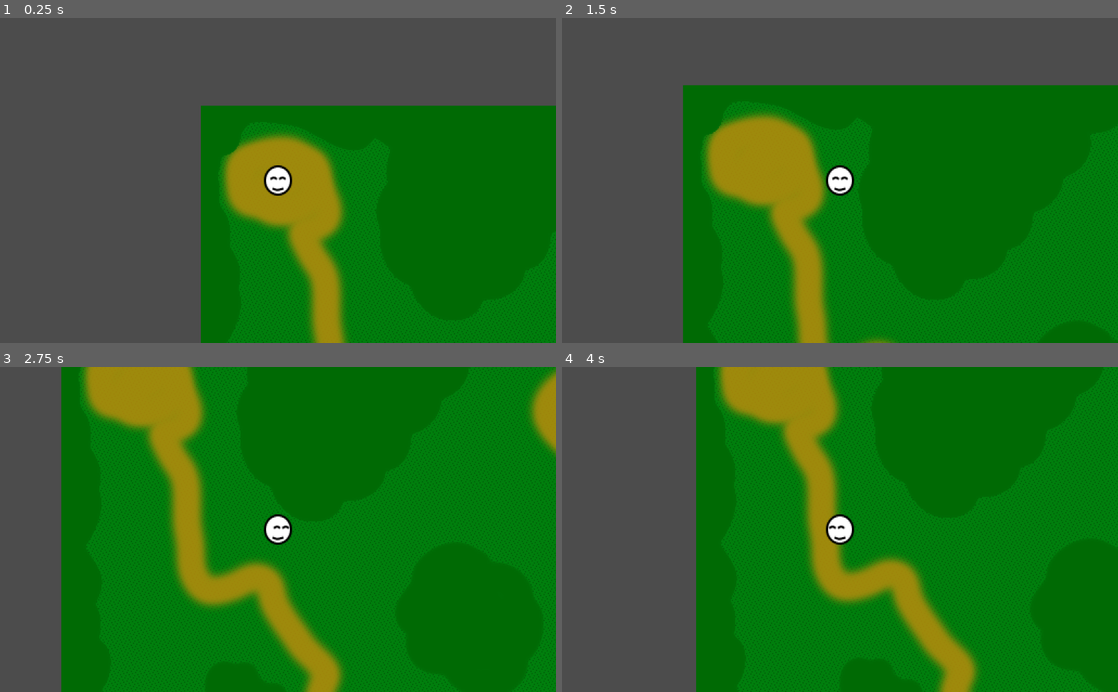
Above: before the commit, frames 1-4 (two rows, left to right).
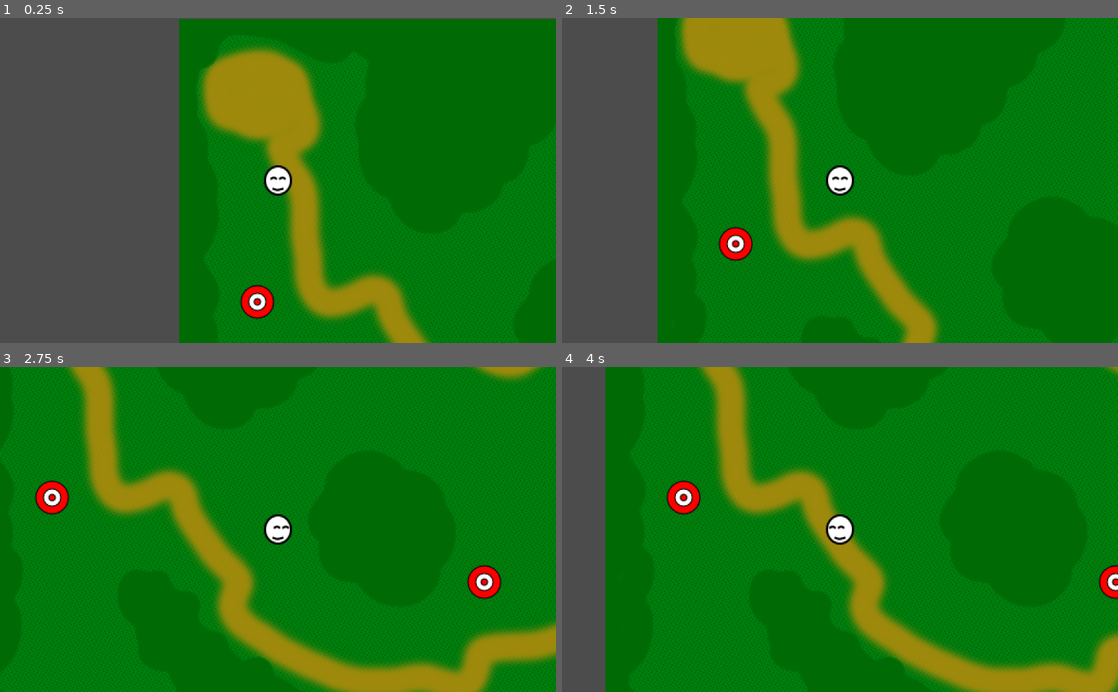
Above: after the commit, the same moments.

Repository: jschnurer/twinstick-godot
Game: Godot game, scene res://levels/Level1.tscn
The game is run twice, just before and just after one commit, with the same random seed, the same clock (stepped at 60 frames per second) and the same inputs.
Inputs:
- Up to frame 1 (0.25 s): no input
- Up to frame 2 (1.5 s): tap Enter at 0.5 s; hold D (right) 0.53-1.28 s; hold S (down) from 1.28 s (still down)
- Up to frame 3 (2.75 s): release S (down) at 2.03 s; hold D (right) from 2.03 s (still down)
- Up to frame 4 (4 s): release D (right) at 2.78 s; hold Up (shoot_up) 2.78-3.53 s; hold A (left) from 3.53 s (still down)

The runs differ from the first frame. In frame 1, 32% of the frame differs, in the area x 32-100%, y 0-100%; in frame 2, 33%; in frame 3, 35%; in frame 4, 36%, in the area x 7-100%, y 0-100%.

Commit message:
added hitscan and targets

Diff:
--- a/Dude.gd
+++ b/Dude.gd
@@ -1,6 +1,6 @@
 extends KinematicBody2D
 
-var bullet_scene = preload("res://Bullet.tscn")
+var tracer_scene = preload("res://Tracer.tscn")
 
 var velocity = Vector2(0, 0)
 var speed = 160
@@ -51,10 +51,24 @@
 		return
 
 	is_shooting = false
-	var bullet = bullet_scene.instance()
-	bullet.position = position + Vector2(21 * shoot_velocity.x, 21 * shoot_velocity.y)
-	bullet.velocity = shoot_velocity
-	get_parent().add_child(bullet)
+
+	var tracer = tracer_scene.instance()
+	tracer.position = position + Vector2(14 * shoot_velocity.x, 14 * shoot_velocity.y)
+	tracer.velocity = shoot_velocity
+	get_parent().add_child(tracer)
+	get_parent().move_child(tracer, 1)
+
+	#var bullet = bullet_scene.instance()
+	#bullet.position = position + Vector2(21 * shoot_velocity.x, 21 * shoot_velocity.y)
+	#bullet.velocity = shoot_velocity
+	#get_parent().add_child(bullet)
+
+
+	#raycast in direction
+	# find collision point or edge of camera
+	#draw line from you to collision point
+	#start line timer to disappear it
+
 	start_cooldown()
 
 func sprite_loop():
--- a/Dude.tscn
+++ b/Dude.tscn
@@ -34,6 +34,7 @@
 }
 
 [node name="CollisionShape2D" type="CollisionShape2D" parent="."]
+visible = false
 shape = SubResource( 1 )
 
 [node name="ShootCooldown" type="Timer" parent="."]
--- /dev/null
+++ b/Target.gd
@@ -0,0 +1,8 @@
+extends StaticBody2D
+
+var health = 1
+
+func take_damage(amount):
+	health -= amount
+	if health <= 0:
+		queue_free()
--- /dev/null
+++ b/Target.tscn
@@ -0,0 +1,18 @@
+[gd_scene load_steps=4 format=2]
+
+[ext_resource path="res://Target.gd" type="Script" id=1]
+[ext_resource path="res://images/target.png" type="Texture" id=2]
+
+[sub_resource type="CircleShape2D" id=1]
+radius = 15.0
+
+[node name="Target" type="StaticBody2D" groups=[
+"damageable",
+]]
+script = ExtResource( 1 )
+
+[node name="Sprite" type="Sprite" parent="."]
+texture = ExtResource( 2 )
+
+[node name="CollisionShape2D" type="CollisionShape2D" parent="."]
+shape = SubResource( 1 )
--- /dev/null
+++ b/Tracer.gd
@@ -0,0 +1,48 @@
+extends Line2D
+
+var velocity = Vector2(0, 0)
+var start_point = Vector2(0, 0)
+var end_point = Vector2(0, 0)
+export var shot_spread = 32
+var damage = 1
+
+func _ready():
+	if velocity == Vector2(0, 0):
+		queue_free()
+		return
+
+	discover_collision()
+
+	if end_point == start_point:
+		queue_free()
+		return
+
+	draw()
+	$Tween.interpolate_property(self, "modulate", modulate, Color(1, 1, 1, 0), 0.2, Tween.TRANS_LINEAR, Tween.EASE_IN)
+	$Tween.start()
+
+func discover_collision():
+	$Ray.cast_to = start_point + velocity * 275 + Vector2(rand_range(-shot_spread, shot_spread), rand_range(-shot_spread, shot_spread))
+	$Ray.force_update_transform()
+	$Ray.force_raycast_update()
+	if !$Ray.is_colliding():
+		end_point = $Ray.cast_to
+		return
+
+	var collider = $Ray.get_collider()
+	end_point = to_local($Ray.get_collision_point())
+
+	print (collider.name)
+
+	if collider.is_in_group("terrain"):
+		return
+
+	if collider.is_in_group("damageable"):
+		collider.take_damage(damage)
+
+func draw():
+	add_point(start_point)
+	add_point(end_point)
+
+func _on_Tween_tween_all_completed():
+	queue_free()
--- /dev/null
+++ b/Tracer.tscn
@@ -0,0 +1,13 @@
+[gd_scene load_steps=2 format=2]
+
+[ext_resource path="res://Tracer.gd" type="Script" id=1]
+
+[node name="Tracer" type="Line2D"]
+width = 1.0
+default_color = Color( 0.729412, 0.729412, 0.729412, 1 )
+script = ExtResource( 1 )
+
+[node name="Tween" type="Tween" parent="."]
+
+[node name="Ray" type="RayCast2D" parent="."]
+[connection signal="tween_all_completed" from="Tween" to="." method="_on_Tween_tween_all_completed"]
--- a/levels/Level1.tscn
+++ b/levels/Level1.tscn
@@ -6,7 +6,8 @@
 [ext_resource path="res://images/trees_bottom_right.png" type="Texture" id=4]
 [ext_resource path="res://images/trees_top_left.png" type="Texture" id=5]
 [ext_resource path="res://images/trees_top_right.png" type="Texture" id=6]
-[ext_resource path="res://Dude.tscn" type="PackedScene" id=7]
+[ext_resource path="res://Target.tscn" type="PackedScene" id=7]
+[ext_resource path="res://Dude.tscn" type="PackedScene" id=8]
 
 [node name="Level1" type="Node2D"]
 
@@ -18,111 +19,154 @@
 "_edit_lock_": true
 }
 
-[node name="StaticBody2D" type="StaticBody2D" parent="." groups=[
+[node name="Terrain" type="StaticBody2D" parent="." groups=[
 "terrain",
 ]]
 editor/display_folded = true
 
-[node name="trees" type="Sprite" parent="StaticBody2D"]
+[node name="trees" type="Sprite" parent="Terrain"]
 position = Vector2( 512, 300 )
 texture = ExtResource( 2 )
 __meta__ = {
 "_edit_lock_": true
 }
 
-[node name="trees_bottom_left" type="Sprite" parent="StaticBody2D"]
+[node name="trees_bottom_left" type="Sprite" parent="Terrain"]
+visible = false
 position = Vector2( 256, 450 )
 texture = ExtResource( 3 )
 __meta__ = {
 "_edit_lock_": true
 }
 
-[node name="trees_bottom_right" type="Sprite" parent="StaticBody2D"]
+[node name="trees_bottom_right" type="Sprite" parent="Terrain"]
+visible = false
 position = Vector2( 768, 450 )
 texture = ExtResource( 4 )
 __meta__ = {
 "_edit_lock_": true
 }
 
-[node name="trees_top_left" type="Sprite" parent="StaticBody2D"]
+[node name="trees_top_left" type="Sprite" parent="Terrain"]
+visible = false
 position = Vector2( 256, 150 )
 texture = ExtResource( 5 )
 __meta__ = {
 "_edit_lock_": true
 }
 
-[node name="trees_top_right" type="Sprite" parent="StaticBody2D"]
+[node name="trees_top_right" type="Sprite" parent="Terrain"]
+visible = false
 position = Vector2( 768, 150 )
 texture = ExtResource( 6 )
 __meta__ = {
 "_edit_lock_": true
 }
 
-[node name="CollisionPolygon2D2" type="CollisionPolygon2D" parent="StaticBody2D"]
+[node name="CollisionPolygon2D2" type="CollisionPolygon2D" parent="Terrain"]
+visible = false
 position = Vector2( 512, 300 )
 polygon = PoolVector2Array( 277, -98.9, 277, -97.2, 289, -91.2, 289, -89.8, 301, -77.8, 301, -75.5, 308, -61.5, 308, -5 …(354 unchanged characters)…
 __meta__ = {
 "_edit_lock_": true
 }
 
-[node name="CollisionPolygon2D3" type="CollisionPolygon2D" parent="StaticBody2D"]
+[node name="CollisionPolygon2D3" type="CollisionPolygon2D" parent="Terrain"]
+visible = false
 position = Vector2( 512, 300 )
 polygon = PoolVector2Array( -134, -84.8, -134, -83.2, -119, -76.3, -119, -74.7, -114.1, -69, -110.7, -69, -89, -61.4, - …(534 unchanged characters)…
 __meta__ = {
 "_edit_lock_": true
 }
 
-[node name="CollisionPolygon2D4" type="CollisionPolygon2D" parent="StaticBody2D"]
+[node name="CollisionPolygon2D4" type="CollisionPolygon2D" parent="Terrain"]
+visible = false
 position = Vector2( 512, 300 )
 polygon = PoolVector2Array( -337, 24.1, -337, 25.9, -329, 30.9, -329, 33.4, -322, 43, -312.5, 43, -305, 46.8, -305, 48. …(910 unchanged characters)…
 __meta__ = {
 "_edit_lock_": true
 }
 
-[node name="CollisionPolygon2D5" type="CollisionPolygon2D" parent="StaticBody2D"]
+[node name="CollisionPolygon2D5" type="CollisionPolygon2D" parent="Terrain"]
+visible = false
 position = Vector2( 512, 300 )
 polygon = PoolVector2Array( 262, 72.3, 262, 74.1, 276.7, 87, 289.4, 87, 302, 92.7, 302, 94.2, 332, 125.2, 332, 127.4, 3 …(268 unchanged characters)…
 __meta__ = {
 "_edit_lock_": true
 }
 
-[node name="CollisionPolygon2D6" type="CollisionPolygon2D" parent="StaticBody2D"]
+[node name="CollisionPolygon2D6" type="CollisionPolygon2D" parent="Terrain"]
+visible = false
 position = Vector2( 512, 300 )
 polygon = PoolVector2Array( 133, 115.5, 144, 118.5, 144, 120.3, 154, 133.3, 154, 145.7, 141, 162, 138.7, 162, 119.7, 17 …(283 unchanged characters)…
 __meta__ = {
 "_edit_lock_": true
 }
 
-[node name="CollisionPolygon2D" type="CollisionPolygon2D" parent="StaticBody2D"]
+[node name="CollisionPolygon2D" type="CollisionPolygon2D" parent="Terrain"]
+visible = false
 position = Vector2( 256, 150 )
 polygon = PoolVector2Array( 256, -114, 250.9, -114, 240, -114.8, 240, -114.1, 219.8, -95, 216.2, -95, 196, -92.8, 196,  …(1135 unchanged characters)…
 __meta__ = {
 "_edit_lock_": true
 }
 
-[node name="CollisionPolygon2D7" type="CollisionPolygon2D" parent="StaticBody2D"]
+[node name="CollisionPolygon2D7" type="CollisionPolygon2D" parent="Terrain"]
+visible = false
 position = Vector2( 256, 450 )
 polygon = PoolVector2Array( -216, -146.7, -216.5, -145.3, -210, -137.7, -210, -135.4, -206, -125.4, -206, -118.8, -209. …(1121 unchanged characters)…
 __meta__ = {
 "_edit_lock_": true
 }
 
-[node name="CollisionPolygon2D8" type="CollisionPolygon2D" parent="StaticBody2D"]
+[node name="CollisionPolygon2D8" type="CollisionPolygon2D" parent="Terrain"]
+visible = false
 position = Vector2( 768, 450 )
 polygon = PoolVector2Array( 256, 150, -256, 150, -256, 118, -251.7, 118, -236, 123.6, -236, 125, -227.5, 131, -225.7, 1 …(850 unchanged characters)…
 __meta__ = {
 "_edit_lock_": true
 }
 
-[node name="CollisionPolygon2D9" type="CollisionPolygon2D" parent="StaticBody2D"]
+[node name="CollisionPolygon2D9" type="CollisionPolygon2D" parent="Terrain"]
+visible = false
 position = Vector2( 768, 150 )
 polygon = PoolVector2Array( 256, 150, 214.6, 150, 211, 139.3, 211, 133.8, 212.4, 127, 213.8, 127, 222, 110.5, 222, 107. …(809 unchanged characters)…
 __meta__ = {
 "_edit_lock_": true
 }
 
-[node name="Dude" parent="." instance=ExtResource( 7 )]
-position = Vector2( 71, 69 )
+[node name="Target" parent="." instance=ExtResource( 7 )]
+position = Vector2( 226, 503 )
+
+[node name="Target5" parent="." instance=ExtResource( 7 )]
+position = Vector2( 869, 80 )
+
+[node name="Target7" parent="." instance=ExtResource( 7 )]
+position = Vector2( 953, 233 )
+
+[node name="Target6" parent="." instance=ExtResource( 7 )]
+position = Vector2( 626, 506 )
+
+[node name="Target2" parent="." instance=ExtResource( 7 )]
+position = Vector2( 72, 261 )
+
+[node name="Target3" parent="." instance=ExtResource( 7 )]
+position = Vector2( 470, 339 )
+
+[node name="Target8" parent="." instance=ExtResource( 7 )]
+position = Vector2( 645, 250 )
+
+[node name="Target9" parent="." instance=ExtResource( 7 )]
+position = Vector2( 845, 502 )
+
+[node name="Target10" parent="." instance=ExtResource( 7 )]
+position = Vector2( 952, 503 )
+
+[node name="Target4" parent="." instance=ExtResource( 7 )]
+position = Vector2( 576, 65 )
+
+[node name="Dude" parent="." instance=ExtResource( 8 )]
+position = Vector2( 91, 149 )
 
 [node name="Camera2D" type="Camera2D" parent="Dude"]
 current = true
Binary file added: images/target.png
Not shown, added: images/target.png.import
Not shown: 1 places in levels/Level1.tscn that only renumber resources
